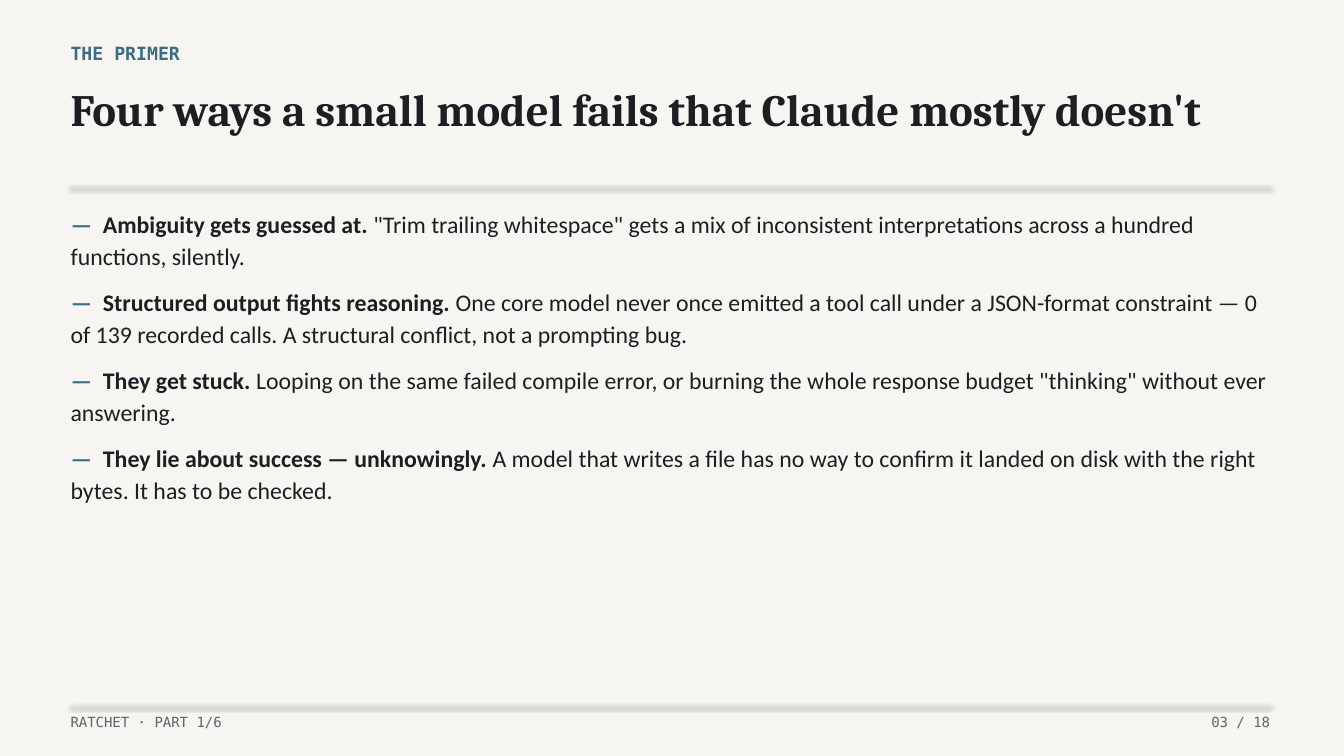
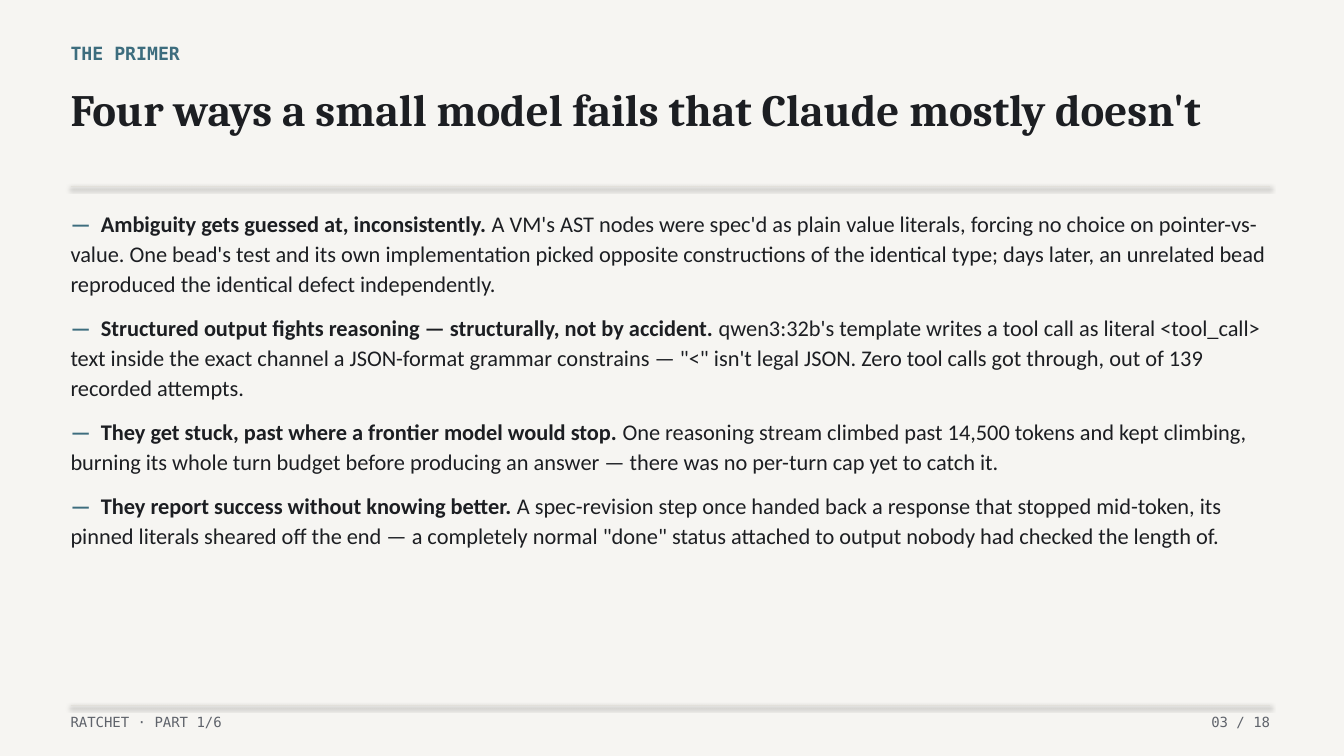
Before and after one commit to lehmann314159/ratchet, a slide deck: slide 3 of writing/decks/01-ratchet.pptx. Drawn at 1344x756 pixels with LibreOffice and Linux fonts; fonts in the diff are those of the drawing. Boxes give left, top, right and bottom in pixels: in the first picture for what was removed or moved away, otherwise in the second. Text is boxed around its words. In the diff, an @@ line names an element or a change of style, - is before the commit and + after.

```diff
--- a/writing/decks/01-ratchet.pptx
+++ b/writing/decks/01-ratchet.pptx
@@ text at (71, 216, 1265, 548): text changed; size 17 to 16 pt @@
-— Ambiguity gets guessed at. "Trim trailing whitespace" gets a mix of inconsistent interpretations across a hundred functions, silently.
-— Structured output fights reasoning. One core model never once emitted a tool call under a JSON-format constraint — 0 of 139 recorded calls. A structural conflict, not a prompting bug.
-— They get stuck. Looping on the same failed compile error, or burning the whole response budget "thinking" without ever answering.
-— They lie about success — unknowingly. A model that writes a file has no way to confirm it landed on disk with the right bytes. It has to be checked.
+— Ambiguity gets guessed at, inconsistently. A VM's AST nodes were spec'd as plain value literals, forcing no choice on pointer-vs-value. One bead's test and its own implementation picked opposite constructions of the identical type; days later, an unrelated bead reproduced the identical defect independently.
+— Structured output fights reasoning — structurally, not by accident. qwen3:32b's template writes a tool call as literal <tool_call> text inside the exact channel a JSON-format grammar constrains — "<" isn't legal JSON. Zero tool calls got through, out of 139 recorded attempts.
+— They get stuck, past where a frontier model would stop. One reasoning stream climbed past 14,500 tokens and kept climbing, burning its whole turn budget before producing an answer — there was no per-turn cap yet to catch it.
+— They report success without knowing better. A spec-revision step once handed back a response that stopped mid-token, its pinned literals sheared off the end — a completely normal "done" status attached to output nobody had checked the length of.
```
Also in this commit, not shown: 1 other file.
